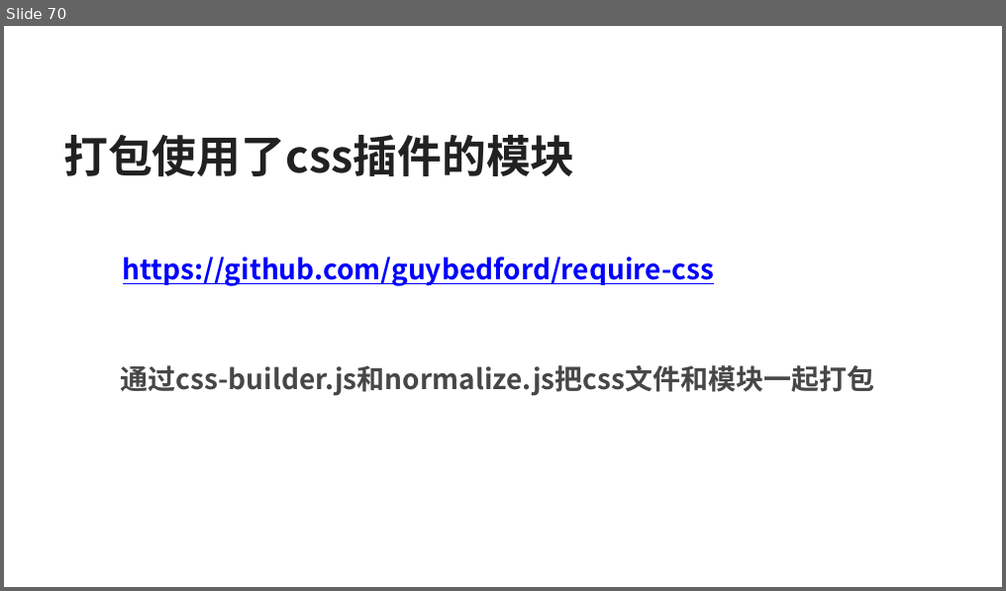
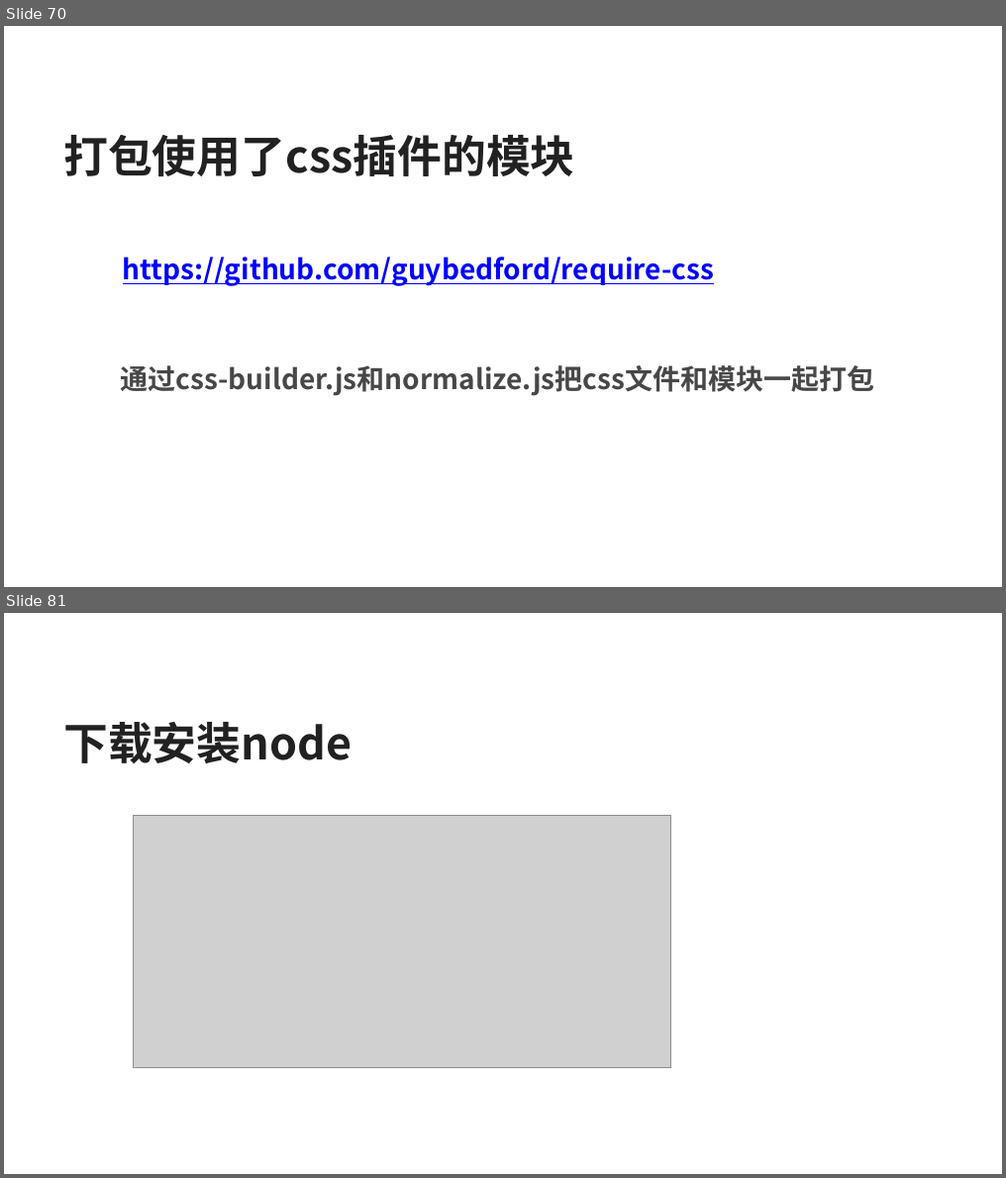
Before and after one commit to silvajs/lecturer, a slide deck: requirejs/doc/requirejs.pptx. Shown one above the other, each under a label of ours: slide 70 before the commit, slides 70 and 81 after it; the slides between them are not shown. The pictures are 1006x591 and 1006x1178 pixels, drawn with LibreOffice and Linux fonts; fonts in the diff are those of the drawing; grey boxes stand for pictures. Boxes give left, top, right and bottom in pixels: in the first picture for what was removed or moved away, otherwise in the second. Text is boxed around its words. In the diff, an @@ line names an element or a change of style, - is before the commit and + after.

```diff
--- a/requirejs/doc/requirejs.pptx
+++ b/requirejs/doc/requirejs.pptx
@@ slide 81 added at (4,613,1002,1174), background #FFFFFF @@
@@ text added at (63,722,351,763), 32 pt, text #212121, bold @@
+下载安装node
@@ picture added at (134,816,671,1068) @@
```
Also in this commit, not shown: 11 other slides added, 4 other files.
